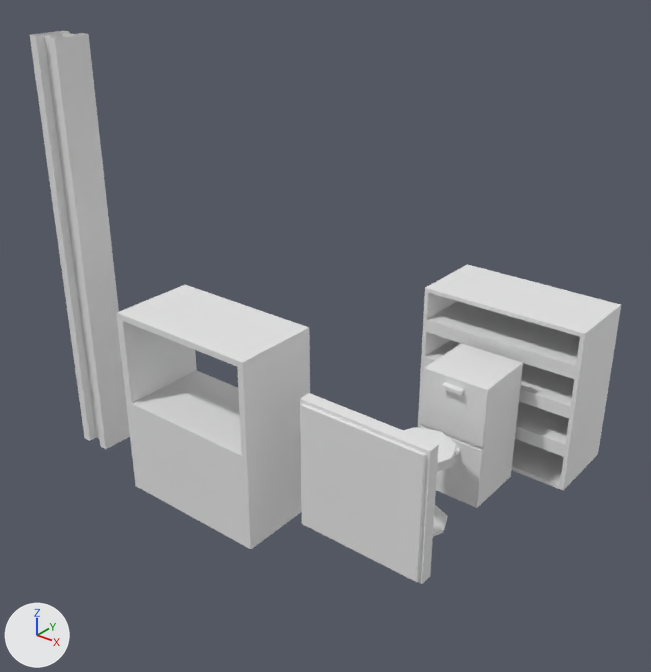
The Blender file assets/blends/furnishings.blend, before and after one commit.
Both versions are drawn from a 50 mm camera at (4.22, -5.89, 6.13) aimed at (-1.44, 1.19, 1.74). Every picture has the same lights, and +X, +Y and +Z are marked at lower left.
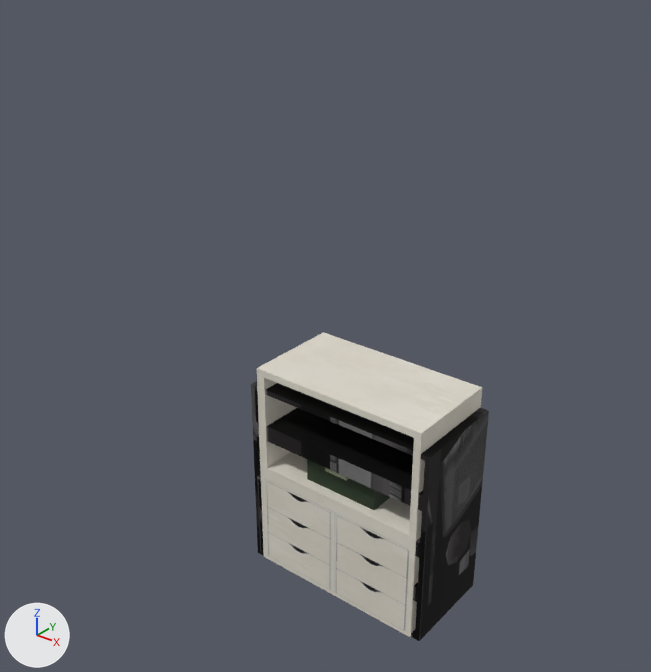
Diff of the bpy script that builds the scene:
```diff
--- a/assets/blends/furnishings.blend.py
+++ b/assets/blends/furnishings.blend.py
@@ img_color_png_003 @@
+img_color_png_003 = load_image('-color.png.003', '../obj/case/-color.png', 2048, 2048, 'sRGB')
@@ img_color_png_002 @@
+img_color_png_002 = load_image('-color.png.002', '../obj/stool/-color.png', 2048, 2048, 'sRGB')
@@ img_color_png_001 @@
+img_color_png_001 = load_image('-color.png.001', '../obj/filecabinet/-color.png', 2048, 2048, 'sRGB')
@@ img_color_png @@
+img_color_png = load_image('-color.png', '../textures/-Color.png', 2048, 2048, 'sRGB')
@@ mat_case @@
+mat_case = principled_material('case')
+mat_case.texture = img_color_png_003  # with its transparency
+mat_case.roughness = 0.77
+mat_case.specular_ior_level = 0.202
@@ mat_stool @@
+mat_stool = principled_material('stool')
+mat_stool.texture = img_color_png_002  # with its transparency
+mat_stool.roughness = 0.211
+mat_stool.specular_ior_level = 0.68
@@ mat_cabinet @@
+mat_cabinet = principled_material('cabinet')
+mat_cabinet.texture = img_color_png_001  # with its transparency
+mat_cabinet.roughness = 0.764
+mat_cabinet.specular_ior_level = 0.332
@@ mat_shelf @@
+mat_shelf = principled_material('shelf')
+mat_shelf.texture = img_color_png  # with its transparency
+mat_shelf.roughness = 0.77
+mat_shelf.specular_ior_level = 0.202
@@ me_cube_001 @@
 me_cube_001.from_pydata(...)  # 64 vertices, 62 faces; spans x -1.0..1.0, y -0.48..0.48, z 0.0..2.0
+me_cube_001.materials.append(mat_shelf)  # picture img_color_png
@@ me_cube_002 @@
 me_cube_002.from_pydata(...)  # 40 vertices, 34 faces; spans x -1.0..1.0, y -1.17..1.0, z 0.0..3.83
+me_cube_002.materials.append(mat_cabinet)  # picture img_color_png_001
@@ me_cube_003 @@
 me_cube_003.from_pydata(...)  # 50 vertices, 48 faces; spans x -2.66..2.66, y -2.66..2.66, z 0.0..14.98
+me_cube_003.materials.append(mat_stool)  # picture img_color_png_002
@@ me_cube_004 @@
 me_cube_004.from_pydata(...)  # 32 vertices, 34 faces; spans x -0.89..0.89, y -1.0..1.0, z 0.0..4.46
+me_cube_004.materials.append(mat_case)  # picture img_color_png_003
@@ ob_cube @@
 ob_cube = bpy.data.objects.new('Cube', me_cube_001)
-ob_cube.location = (0.0, 3.0, 0.0)
+ob_cube.location = (0.0, 0.0, 0.0)
@@ ob_cube_001 @@
 ob_cube_001 = bpy.data.objects.new('Cube.001', me_cube_002)
-ob_cube_001.location = (0.0, 2.0, 0.0)
+ob_cube_001.location = (0.0, 0.0, 0.0)
 ob_cube_001.scale = (0.393, 0.393, 0.393)
@@ ob_cube_003 @@
 ob_cube_003 = bpy.data.objects.new('Cube.003', me_cube_004)
-ob_cube_003.location = (-2.0, 0.0, 0.0)
+ob_cube_003.location = (0.0, 0.0, 0.0)
 ob_cube_003.scale = (1.02, 0.493, 0.493)
@@ ob_cube_004 @@
 ob_cube_004.scale = (0.21, 0.21, 2.43)
+ob_cube_004.hide_set(True)
@@ ob_cube_005 @@
 ob_cube_005.scale = (1.0, 0.175, 1.0)
+ob_cube_005.hide_set(True)
@@ ob_cube_006 @@
 ob_cube_006.scale = (0.713, 0.025, 0.713)
+ob_cube_006.hide_set(True)
```

Pixel boxes [x1, y1, x2, y2] of what changed, in the pictures (651 x 672 px):
'Cube.003', recoloured, moved
    before: [116, 285, 310, 549]
    after: [257, 332, 482, 637]
'Cube', recoloured, moved
    before: [418, 264, 621, 490]
    after: [251, 381, 489, 641]
'Cube.004', hidden
    before: [30, 31, 130, 449]
'Cube.006', hidden
    before: [300, 404, 426, 582]
'Cube.001', recoloured, moved
    before: [421, 343, 523, 508]
    after: [307, 459, 390, 510]
'Cube.005', hidden
    before: [300, 393, 439, 584]
'Cube.002', recoloured
    both: [403, 427, 456, 537]
